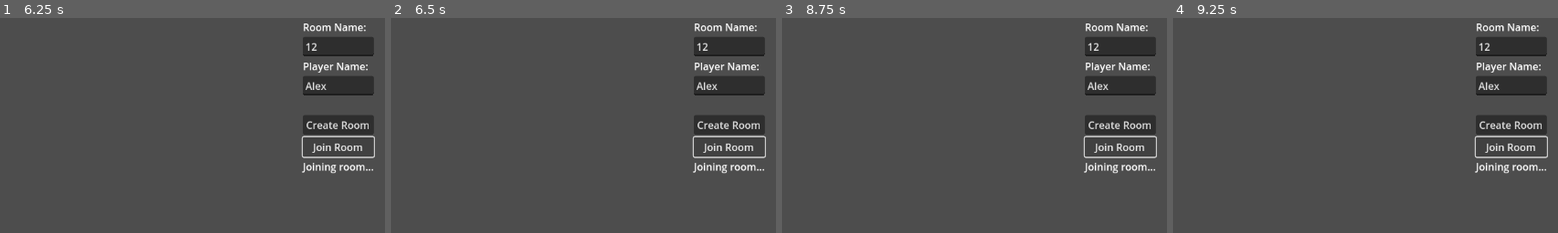
Above: before the commit, frames 1-4 (left to right).
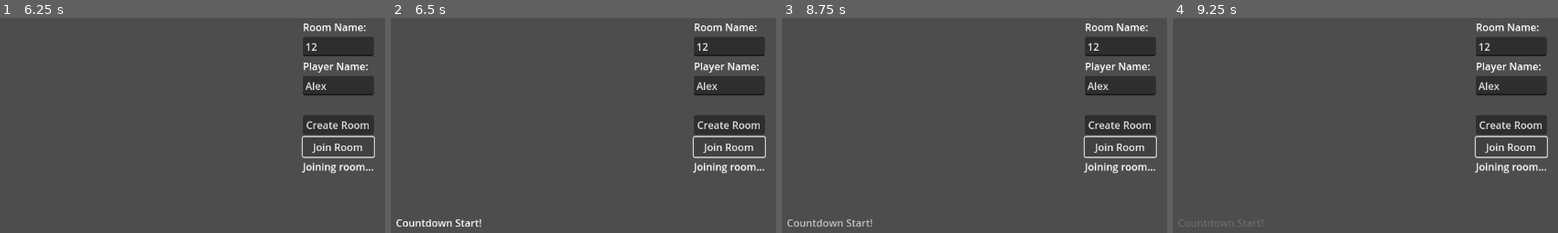
Above: after the commit, the same moments.

Repository: BenjaminMassey/battle_baos
Game: Godot game, scene res://scenes/main.tscn
Same seed, same stepped clock (60 frames per second), same inputs: the game is played once before the commit and once after it.
Inputs (mouse positions are in pixels of both pictures, inside the frame that each line leads up to):
- Up to frame 1 (6.25 s): click (338, 45) at 0.52 s; type "12" at 0.6 s; click (338, 86) at 0.75 s; type "Alex" at 0.83 s; click "Create Room" at 1.25 s; click "Join Room" at 2 s; hold D (turn_right) 2.78-3.53 s; hold A (turn_left) 3.53-4.28 s; hold D (turn_right) 4.28-5.78 s; hold A (turn_left) from 5.78 s (still down)
- Up to frame 2 (6.5 s): keep holding A (turn_left); tap F5 (debug_refresh, bound only after the commit) at 6.4 s
- Up to frame 3 (8.75 s): release A (turn_left) at 8.03 s; hold D (turn_right) from 8.03 s (still down)
- Up to frame 4 (9.25 s): keep holding D (turn_right)

Frame 1 is identical in both runs. In frame 2, 0.4% of the frame differs, in the area x 1-24%, y 93-98%; in frame 3, 0.4%; in frame 4, less than 0.1%.
Error before the commit: Cannot call method 'get_as_text' on a null value. (res://scripts/multiplayer.gd:98)
Error after the commit: Cannot call method 'get_as_text' on a null value. (res://scripts/multiplayer.gd:116)

Commit message:
Technically playable multiplayer! Concept of initial countdown before start. Reset ability for players for multiple rounds. Handling of all death states to reset everyone, properly...enough for now. Player spawns though a bit of work TODO.

Diff:
--- a/project.godot
+++ b/project.godot
@@ -34,3 +34,8 @@
 "events": [Object(InputEventKey,"resource_local_to_scene":false,"resource_name":"","device":-1,"window_id":0,"alt_press …(191 unchanged characters)…
 ]
 }
+debug_refresh={
+"deadzone": 0.2,
+"events": [Object(InputEventKey,"resource_local_to_scene":false,"resource_name":"","device":-1,"window_id":0,"alt_pressed":false,"shift_pressed":false,"ctrl_pressed":false,"meta_pressed":false,"pressed":false,"keycode":0,"physical_keycode":4194336,"key_label":0,"unicode":0,"location":0,"echo":false,"script":null)
+]
+}
--- a/scenes/player.tscn
+++ b/scenes/player.tscn
@@ -38,5 +38,10 @@
 wait_time = 0.1
 autostart = true
 
+[node name="timer" type="Timer" parent="."]
+wait_time = 5.0
+one_shot = true
+
 [connection signal="area_entered" from="area" to="trail" method="_on_area_area_entered"]
 [connection signal="timeout" from="trail/timer" to="trail" method="_on_timer_timeout"]
+[connection signal="timeout" from="timer" to="trail" method="_on_timer_timeout"]
--- a/scripts/multiplayer.gd
+++ b/scripts/multiplayer.gd
@@ -61,11 +61,16 @@
 		print("Unhandled UDP tag: ", tag);
 
 func handle_states(data: Dictionary):
+	var dead_count = 0;
 	var player_names = data["state"]["names"];
 	for name in player_names:
+		var state = data["state"]["data"][name]["state"];
+		if !state["alive"]:
+			dead_count += 1;
 		if name == player_name:
+			var player_index = int(data["state"]["data"][name]["index"]);
+			player.player_spawn = player.player_spawns[player_index];
 			continue;
-		var state = data["state"]["data"][name]["state"];
 		var peer = get_node(name);
 		if peer == null:
 			peer = player_scene.instantiate();
@@ -73,6 +78,12 @@
 			peer.name = name;
 			peer.is_peer = true;
 			%gui.find_child("log").message("Player \"" + name + "\" joined.");
+			#TODO: don't really wanna force reset, should be waiting state
+			player.reset();
+			for child in get_children():
+				if child.name == "HTTPRequest":
+					continue; #TODO: exclude HTTPRequest better ahh
+				child.reset();
 		if state["alive"]:
 			if position_tweens.has(name):
 				position_tweens[name].kill();
@@ -81,14 +92,21 @@
 			#peer.global_position = Vector3(state["position"][0], state["position"][1], state["position"][2]);
 			peer.rotation = Vector3(state["rotation"][0], state["rotation"][1], state["rotation"][2]);
 		else:
-			pass; #TODO: apply some dead state
+			peer.die();
 	for child in get_children():
 		if child.name == "HTTPRequest":
-			continue; #TODO: shouldn't need exceptions, do better check
+			continue; #TODO: exclude HTTPRequest better ahh
 		if child.name not in player_names:
 			%gui.find_child("log").message("Player \"" + child.name + "\" left.");
 			child.queue_free();
-	#TODO: handle everybody dead
+	if dead_count == get_child_count() and !player.countdown_running:
+		print("RESET TIME");
+		player.reset();
+		for child in get_children():
+			if child.name == "HTTPRequest":
+				continue; #TODO: exclude HTTPRequest better ahh
+			child.reset();
+			child.alive = true; #TODO: shouldn't be needed
 
 func _on_create_button_pressed() -> void:
 	print("create button");
--- a/scripts/player.gd
+++ b/scripts/player.gd
@@ -3,7 +3,16 @@
 var world_position: Vector3 = Vector3.ZERO;
 var world_radius: float = 7.5;
 var player_radius: float = 1.0;
-var player_position: Vector3 = Vector3(0, world_radius + (player_radius * 0.5), 0);
+var player_spawn: Vector3 = Vector3(0, world_radius + (player_radius * 0.5), 0);
+var player_spawns: Array[Vector3] = [
+	Vector3(0, world_radius + (player_radius * 0.5), 0),
+	Vector3(0, 0, world_radius + (player_radius * 0.5)),
+	Vector3(world_radius + (player_radius * 0.5), 0, 0),
+	Vector3(0, -1.0 * (world_radius + (player_radius * 0.5)), 0),
+	Vector3(0, 0, -1.0 * (world_radius + (player_radius * 0.5))),
+	Vector3(-1.0 * (world_radius + (player_radius * 0.5)), 0, 0)
+]; # TODO: many more player_spawns, real ordering
+var player_position: Vector3 = player_spawn;
 var forward_vec: Vector3 = Vector3.RIGHT;
 var rotation_speed: float = 0.5;
 var turn_speed: float = 1.5;
@@ -15,11 +24,28 @@
 var jump_tween;
 var alive: bool = true;
 var is_peer: bool = false;
+var countdown_running = false;
+var countdown_done = false;
+
+func _ready() -> void:
+	var start_game = func():
+		countdown_done = true;
+		countdown_running = false;
+		if !is_peer:
+			var log = get_tree().get_root().find_child("gui", true, false).find_child("log");
+			log.message("Go!");
+	$timer.connect("timeout", start_game);
 
 func _process(delta: float) -> void:
+	if Input.is_action_just_pressed("debug_refresh") and OS.is_debug_build():
+		reset();
 	if !get_tree().get_root().find_child("main", true, false).game_running:
 		return;
 	if !alive || is_peer:
+		return;
+	if !countdown_done:
+		if !countdown_running:
+			countdown();
 		return;
 	var world_intersection = (global_position - world_position).normalized();
 	if Input.is_action_pressed("turn_right"):
@@ -55,3 +81,24 @@
 	#var tween = get_tree().create_tween();
 	#tween.tween_property(self, "scale", Vector3(0.25, 0.25, 0.25), 1);
 	#TODO: really want a fade, actually, if anything
+
+func countdown() -> void:
+	countdown_running = true;
+	$timer.start();
+
+func reset() -> void:
+	# TODO: on initial join, player_spawn set too late to apply
+	if !is_peer: # let multiplayer.gd handle peer positioning
+		player_position = player_spawn;
+		transform.origin = player_spawn;
+		forward_vec = Vector3.RIGHT;
+		var log = get_tree().get_root().find_child("gui", true, false).find_child("log");
+		log.message("Countdown Start!");
+	$trail.destroy_points();
+	alive = true;
+	if jump_tween:
+		jump_tween.stop();
+	jumping = false;
+	current_height = 0;
+	countdown_done = false;
+	countdown_running = false;
--- a/scripts/trail.gd
+++ b/scripts/trail.gd
@@ -3,19 +3,26 @@
 @export var player: Node3D;
 
 var trail_point = preload("res://scenes/trail_point.tscn");
-var count = 0;
+var points: Array[Node3D] = [];
+
+var main_node;
+var player_node;
+
+func _ready() -> void:
+	main_node = get_tree().get_root().find_child("main", true, false);
+	player_node = get_tree().get_root().find_child("player", true, false);
 
 func _on_timer_timeout() -> void:
-	if !get_tree().get_root().find_child("main", true, false).game_running:
-		return;
-	if !player.alive:
+	if player.is_peer:
+		print(main_node.game_running, ".", player_node.countdown_running, ".", player.alive);
+	if !main_node.game_running or player_node.countdown_running or (!player.alive and !player.is_peer):
 		return;
 	var point = trail_point.instantiate();
+	points.append(point);
 	get_tree().get_root().add_child(point);
 	point.transform.origin = player.transform.origin;
 	player_align(point);
 	enable_delay(point);
-	count += 1;
 
 func player_align(point: Node3D):
 	var timer = Timer.new();
@@ -44,3 +51,8 @@
 func _on_area_area_entered(area: Area3D) -> void:
 	if !player.is_peer:
 		player.die();
+
+func destroy_points() -> void:
+	for point in points:
+		point.queue_free();
+	points.clear();
Not shown, changed: export_presets.cfg
